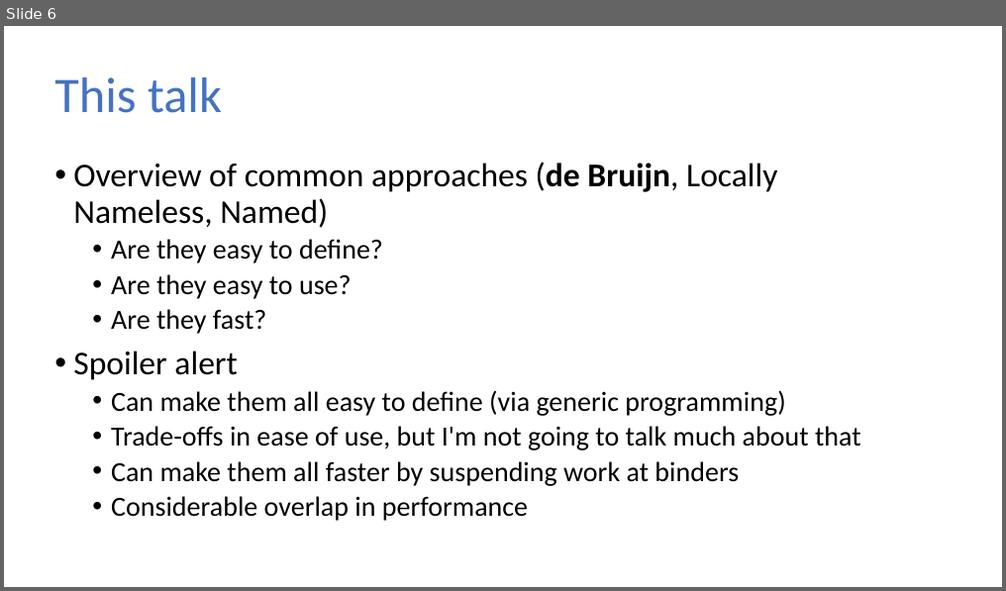
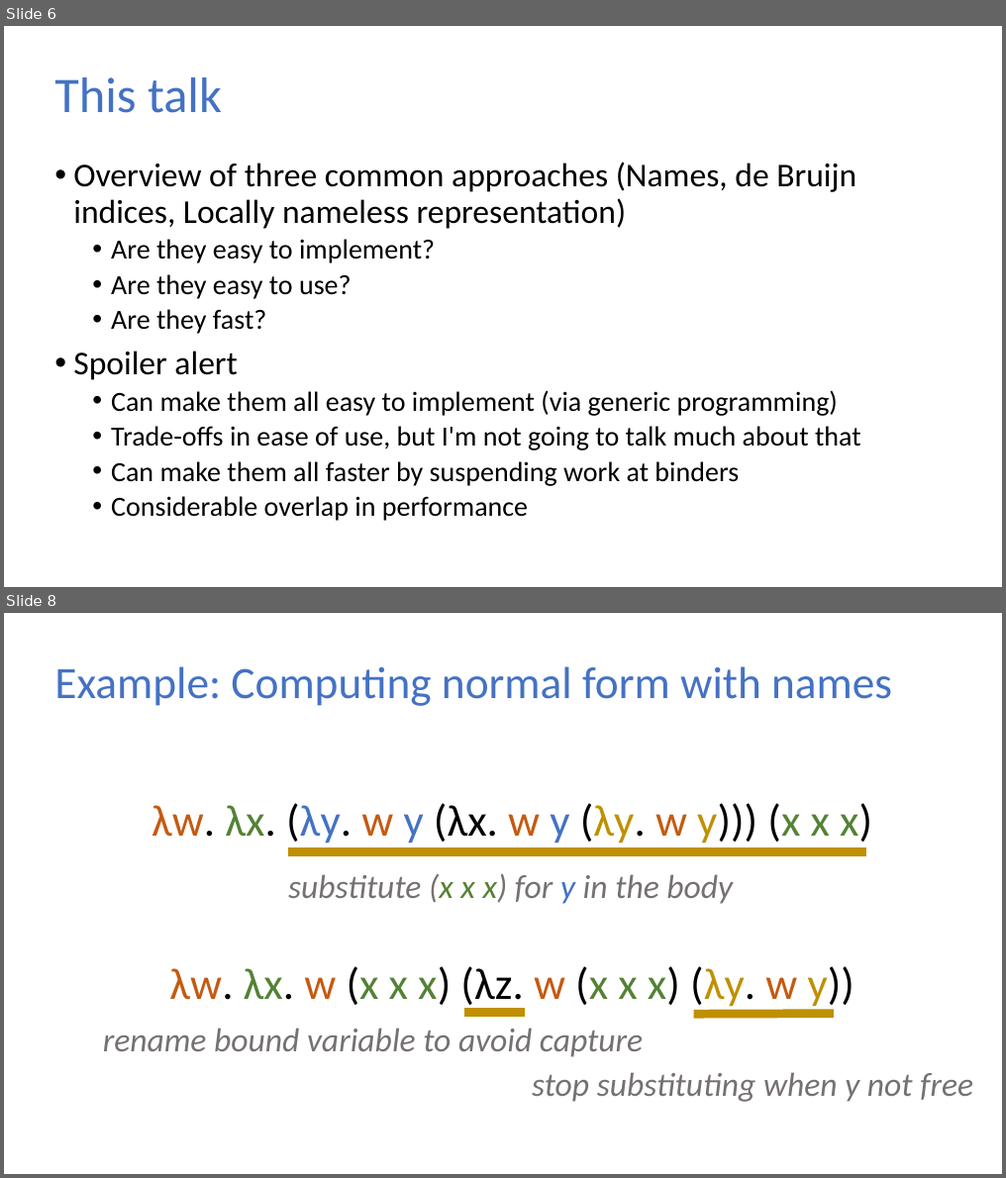
Before and after one commit to sweirich/lambda-n-ways, a slide deck: ifl-2021.pptx. Shown one above the other, each under a label of ours: slide 6 before the commit, slides 6 and 8 after it; the slides between them are not shown. The pictures are 1006x591 and 1006x1178 pixels, drawn with LibreOffice and Linux fonts; fonts in the diff are those of the drawing. Boxes give left, top, right and bottom in pixels: in the first picture for what was removed or moved away, otherwise in the second. Text is boxed around its words. In the diff, an @@ line names an element or a change of style, - is before the commit and + after.

```diff
--- a/ifl-2021.pptx
+++ b/ifl-2021.pptx
@@ slide 8 added at [4,613,1002,1174], background #FFFFFF @@
@@ title added at [54,666,892,706], 32.4 pt, text #4472C4 @@
+Example: Computing normal form with names
@@ text added at [152,803,872,1010], 32 pt, text #000000 @@
+λw. λx. (λy. w y (λx. w y (λy. w y))) (x x x)
+λw. λx. w (x x x) (λz. w (x x x) (λy. w y))
@@ line added from (287, 852) to (866, 852), #BF9000 6.25 pt @@
@@ text added at [288,873,733,904], 24 pt, text #767171, italic @@
+substitute (x x x) for y in the body
@@ text added at [103,1028,643,1058], 24 pt, text #767171, italic @@
+rename bound variable to avoid capture
@@ line added from (464, 1013) to (525, 1013), #BF9000 6.25 pt @@
@@ line added from (694, 1014) to (834, 1014), #BF9000 6.25 pt @@
@@ text added at [532,1072,973,1102], 24 pt, text #767171, italic @@
+stop substituting when y not free
@@ slide 6 changed as well @@
@@ text at [73,162,856,264]: text changed @@
-• Overview of common approaches (de Bruijn, Locally Nameless, Named)
-  • Are they easy to define?
+• Overview of three common approaches (Names, de Bruijn indices, Locally nameless representation)
+  • Are they easy to implement?
@@ text at [111,390,838,416]: text changed @@
-  • Can make them all easy to define (via generic programming)
+  • Can make them all easy to implement (via generic programming)
```
Also in this commit, not shown: 8 other slides changed, 24 other slides added, 1 slide removed, 16 other files.
